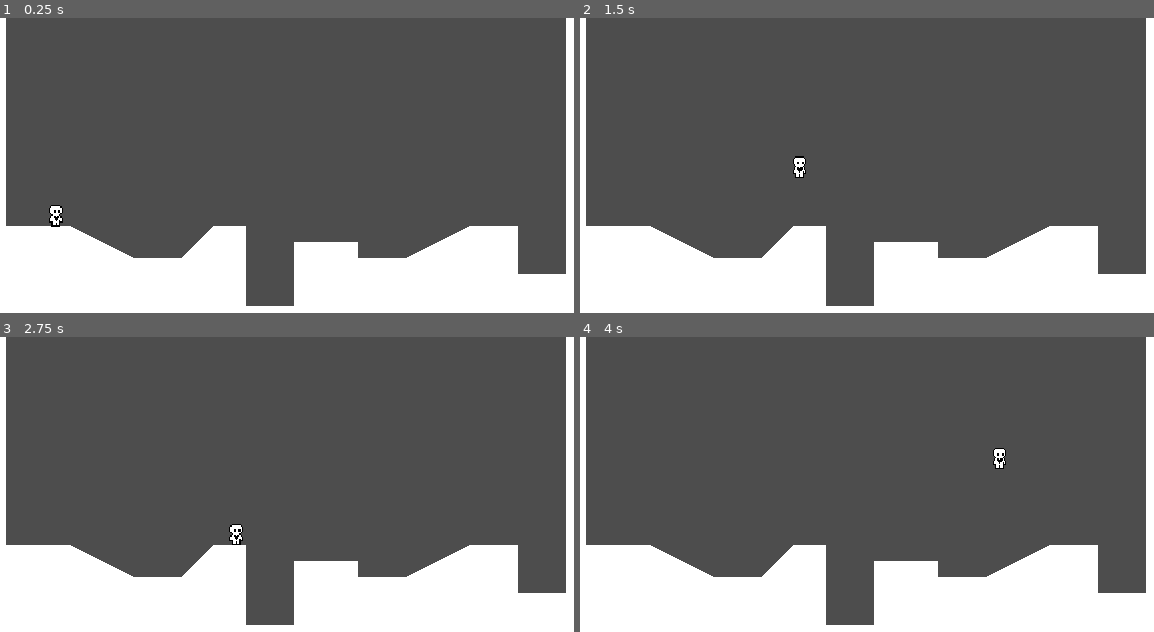
Above: before the commit, frames 1-4 (two rows, left to right).
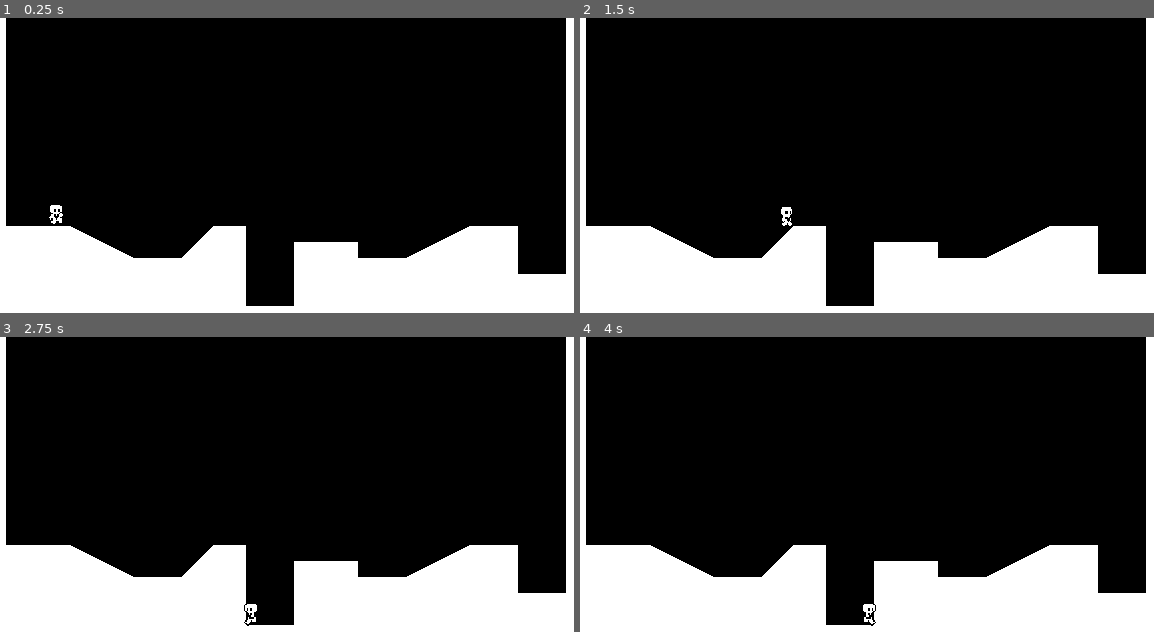
Above: after the commit, the same moments.

Repository: eronmoran/heart-platformer3
Game: Godot game, scene res://world.tscn
Two runs of this game, one before a commit and one after it. Both use one fixed random seed, a clock stepped at 60 frames per second and the inputs below.
Inputs:
- Up to frame 1 (0.25 s): no input
- Up to frame 2 (1.5 s): tap Enter (ui_accept) at 0.5, 0.6, 0.77, 1.07, 1.35 s; hold Right (ui_right) from 0.53 s (still down)
- Up to frame 3 (2.75 s): tap Enter (ui_accept) at 1.52, 1.82, 2.1 s; release Right (ui_right) at 2.03 s; hold Left (ui_left) from 2.03 s (still down)
- Up to frame 4 (4 s): release Left (ui_left) at 2.78 s; hold Right (ui_right) from 2.78 s (still down); tap Enter (ui_accept) at 2.85, 3.02, 3.32, 3.6, 3.77 s

The runs differ from the first frame. In frame 1, 76% of the frame differs, in the area x 1-99%, y 0-98%; in frame 2, 76%; in frame 3, 76%; in frame 4, 76%.

Commit message:
ad

Diff:
--- a/Heart Platformer/player.gd
+++ b/Heart Platformer/player.gd
@@ -6,17 +6,16 @@
 const JUMP_VELOCITY = -300.0
 
 var gravity = ProjectSettings.get_setting("physics/2d/default_gravity")
+
 @onready var animated_sprite_2d = $AnimatedSprite2D
 
 func _physics_process(delta):
 	apply_gravity(delta)
 	handle_jump()
 	var input_axis = Input.get_axis("ui_left", "ui_right")
-
-	if input_axis !=0:
-		velocity.x = move_toward(velocity.x, SPEED * input_axis, ACCELERATION * delta)
-
+	handle_acceleration(input_axis, delta)
 	apply_friction(input_axis, delta)
+	update_animations(input_axis)
 	move_and_slide()
 
 func apply_gravity(delta):
@@ -25,10 +24,10 @@
 
 func handle_jump():
 	if is_on_floor():
-		if Input.is_action_just_pressed("ui_accept"):
+		if Input.is_action_just_pressed("ui_up"):
 			velocity.y = JUMP_VELOCITY
 		else:
-			if Input.is_action_just_released("ui_accept") and velocity.y < JUMP_VELOCITY / 2:
+			if Input.is_action_just_released("ui_up") and velocity.y < JUMP_VELOCITY / 2:
 				velocity.y = JUMP_VELOCITY / 2
 
 func handle_acceleration(input_axis, delta):
@@ -41,8 +40,10 @@
 
 func update_animations(input_axis):
 	if input_axis != 0:
+		animated_sprite_2d.flip_h = (input_axis < 0)
 		animated_sprite_2d.play("run")
 	else:
 		animated_sprite_2d.play("idle")
+
 		if not is_on_floor():
 			animated_sprite_2d.play("jump")
--- a/Heart Platformer/world.gd
+++ b/Heart Platformer/world.gd
@@ -4,4 +4,5 @@
 @onready var polygon_2d = $StaticBody2D/CollisionPolygon2D/Polygon2D
 
 func _ready():
+	RenderingServer.set_default_clear_color(Color.BLACK)
 	polygon_2d.polygon = collision_polygon_2d.polygon
